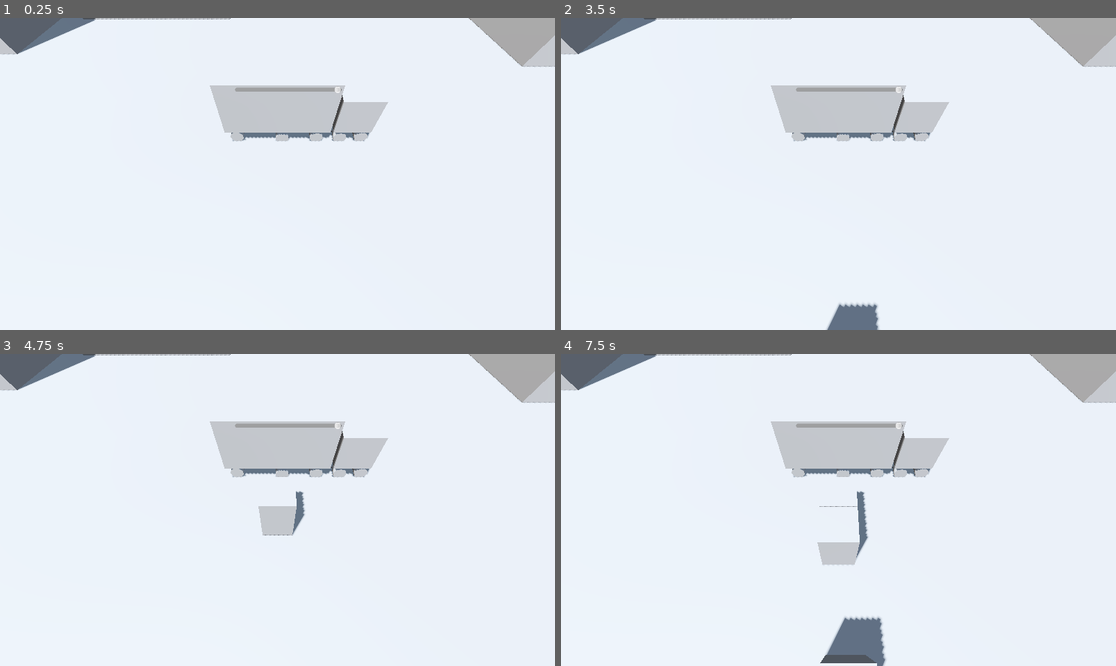
Above: before the commit, frames 1-4 (two rows, left to right).
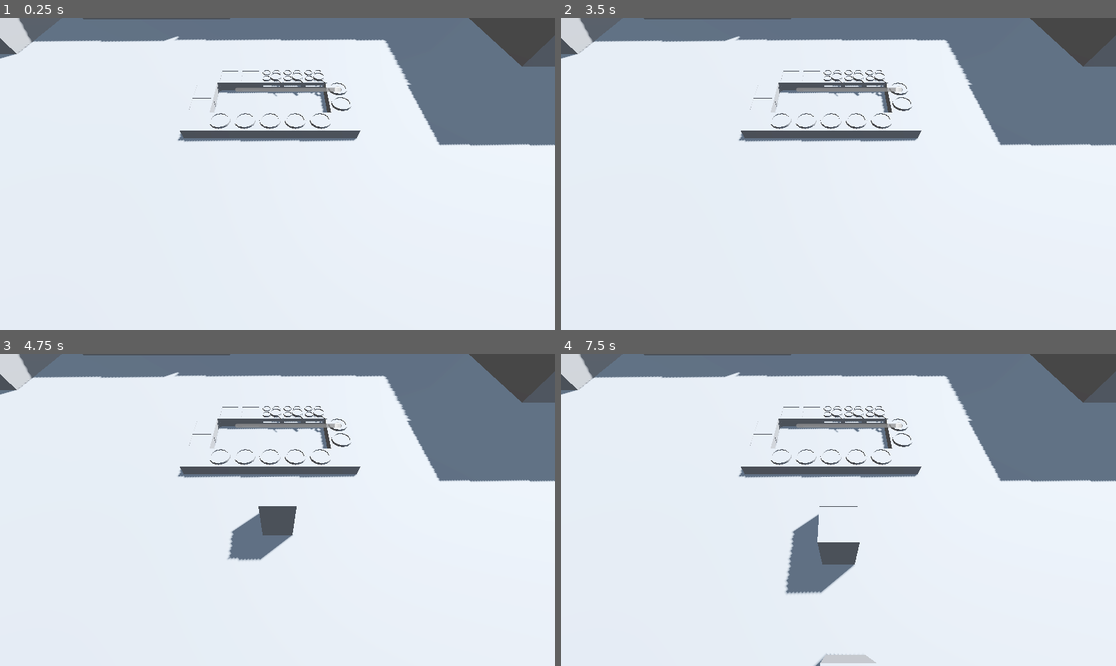
Above: after the commit, the same moments.

Repository: thewasmans/2026-game-jam-burger-truck
Game: Godot game, scene res://scenes/main.tscn
Same seed, same stepped clock (60 frames per second), same inputs: the game is played once before the commit and once after it.
Inputs:
- Up to frame 1 (0.25 s): no input
- Up to frame 2 (3.5 s): tap Enter at 0.5, 2 s; tap Space at 1.25, 2.75 s
- Up to frame 3 (4.75 s): no input
- Up to frame 4 (7.5 s): tap Enter at 5 s

The runs differ from the first frame. In frame 1, 21% of the frame differs, in the area x 0-100%, y 0-41%; in frame 2, 22%; in frame 3, 23%; in frame 4, 25%, in the area x 0-100%, y 0-100%.

Commit message:
Add blocking kitchen on main scene

Diff:
--- a/contents/prefabs/enemy_spawner.tscn
+++ b/contents/prefabs/enemy_spawner.tscn
@@ -2,7 +2,7 @@
 
 [ext_resource type="Script" uid="uid://dl30bfxeahsmq" path="res://scripts/spawner.gd" id="1_devoi"]
 [ext_resource type="PackedScene" uid="uid://b6h3u02w2i8s" path="res://contents/prefabs/enemy.tscn" id="2_xl0gr"]
-[ext_resource type="Shape3D" uid="uid://dfp85wqupdio5" path="res://contents/spawn_box_shape_3d.tres" id="3_xl0gr"]
+[ext_resource type="Shape3D" uid="uid://dfp85wqupdio5" path="res://contents/spawn/spawn_box_shape_3d.tres" id="3_xl0gr"]
 
 [sub_resource type="BoxMesh" id="BoxMesh_xl0gr"]
 
--- a/scenes/counter.tscn
+++ b/contents/prefabs/kitchen/counter.tscn
@@ -1,6 +1,6 @@
 [gd_scene format=3 uid="uid://p88ke4grqydx"]
 
-[ext_resource type="PackedScene" uid="uid://cduw1pe1m48rv" path="res://scenes/plate.tscn" id="1_wcxvy"]
+[ext_resource type="PackedScene" uid="uid://cduw1pe1m48rv" path="res://contents/prefabs/kitchen/plate.tscn" id="1_wcxvy"]
 
 [sub_resource type="BoxMesh" id="BoxMesh_4xowi"]
 
--- /dev/null
+++ b/contents/prefabs/kitchen/kitchen.tscn
@@ -0,0 +1,97 @@
+[gd_scene format=3 uid="uid://dhsoftcr8jh33"]
+
+[ext_resource type="PackedScene" uid="uid://p88ke4grqydx" path="res://contents/prefabs/kitchen/counter.tscn" id="1_3r5eq"]
+[ext_resource type="Script" uid="uid://c48dl325ub3ad" path="res://scripts/snack_truck.gd" id="1_frebv"]
+[ext_resource type="PackedScene" uid="uid://bhmkjwxuwlec6" path="res://contents/prefabs/kitchen/ingredient_crate.tscn" id="2_23j7w"]
+[ext_resource type="PackedScene" uid="uid://btn56u0cjwte3" path="res://contents/prefabs/kitchen/stove.tscn" id="3_wsxgx"]
+
+[sub_resource type="BoxShape3D" id="BoxShape3D_frebv"]
+size = Vector3(8.023193, 1, 4.850586)
+
+[sub_resource type="BoxMesh" id="BoxMesh_4xowi"]
+
+[sub_resource type="BoxShape3D" id="BoxShape3D_a202f"]
+
+[node name="Kitchen" type="StaticBody3D" unique_id=328235971]
+script = ExtResource("1_frebv")
+
+[node name="CollisionShape3D" type="CollisionShape3D" parent="." unique_id=2015096152]
+shape = SubResource("BoxShape3D_frebv")
+
+[node name="Counter" parent="." unique_id=870078296 instance=ExtResource("1_3r5eq")]
+transform = Transform3D(1, 0, 0, 0, 1, 0, 0, 0, 1, 0, 0, 1.4956052)
+
+[node name="Counter2" parent="." unique_id=1273896585 instance=ExtResource("1_3r5eq")]
+transform = Transform3D(1, 0, 0, 0, 1, 0, 0, 0, 1, -1, 0, 1.4956052)
+
+[node name="Counter3" parent="." unique_id=1426588164 instance=ExtResource("1_3r5eq")]
+transform = Transform3D(1, 0, 0, 0, 1, 0, 0, 0, 1, -2, 0, 1.4956052)
+
+[node name="Counter4" parent="." unique_id=1862443140 instance=ExtResource("1_3r5eq")]
+transform = Transform3D(1, 0, 0, 0, 1, 0, 0, 0, 1, 1, 0, 1.4956052)
+
+[node name="Counter5" parent="." unique_id=410858721 instance=ExtResource("1_3r5eq")]
+transform = Transform3D(1, 0, 0, 0, 1, 0, 0, 0, 1, 2, 0, 1.4956052)
+
+[node name="Counter6" parent="." unique_id=296049483 instance=ExtResource("1_3r5eq")]
+transform = Transform3D(1, 0, 0, 0, 1, 0, 0, 0, 1, 3, 0, 0.49560523)
+
+[node name="Counter7" parent="." unique_id=795371894 instance=ExtResource("1_3r5eq")]
+transform = Transform3D(1, 0, 0, 0, 1, 0, 0, 0, 1, 3, 0, -0.50439477)
+
+[node name="Ingredient_Crate" parent="." unique_id=919005442 instance=ExtResource("2_23j7w")]
+transform = Transform3D(1, 0, 0, 0, 1, 0, 0, 0, 1, -1, 0, -1.5043948)
+
+[node name="Ingredient_Crate2" parent="." unique_id=1315375097 instance=ExtResource("2_23j7w")]
+transform = Transform3D(1, 0, 0, 0, 1, 0, 0, 0, 1, -2, 0, -1.5043948)
+
+[node name="Ingredient_Crate3" parent="." unique_id=1029953727 instance=ExtResource("2_23j7w")]
+transform = Transform3D(-4.371139e-08, 0, 1, 0, 1, 0, -1, 0, -4.371139e-08, -3, 0, -0.50439477)
+
+[node name="Ingredient_Crate4" parent="." unique_id=1139325182 instance=ExtResource("2_23j7w")]
+transform = Transform3D(-4.371139e-08, 0, 1, 0, 1, 0, -1, 0, -4.371139e-08, -3, 0, 0.49560523)
+
+[node name="Stove" parent="." unique_id=153617488 instance=ExtResource("3_wsxgx")]
+transform = Transform3D(1, 0, 0, 0, 1, 0, 0, 0, 1, 0, 0, -1.5043948)
+
+[node name="Stove2" parent="." unique_id=317811751 instance=ExtResource("3_wsxgx")]
+transform = Transform3D(1, 0, 0, 0, 1, 0, 0, 0, 1, 1, 0, -1.5043948)
+
+[node name="Stove3" parent="." unique_id=1137081799 instance=ExtResource("3_wsxgx")]
+transform = Transform3D(1, 0, 0, 0, 1, 0, 0, 0, 1, 2, 0, -1.5043948)
+
+[node name="Counter8" type="MeshInstance3D" parent="." unique_id=1699754072]
+transform = Transform3D(1, 0, 0, 0, 1, 0, 0, 0, 1, -3, 0, 1.4956052)
+mesh = SubResource("BoxMesh_4xowi")
+
+[node name="StaticBody3D" type="StaticBody3D" parent="Counter8" unique_id=86061582]
+
+[node name="CollisionShape3D" type="CollisionShape3D" parent="Counter8/StaticBody3D" unique_id=1162040119]
+shape = SubResource("BoxShape3D_a202f")
+
+[node name="Counter9" type="MeshInstance3D" parent="." unique_id=984301121]
+transform = Transform3D(1, 0, 0, 0, 1, 0, 0, 0, 1, -3, 0, -1.5043948)
+mesh = SubResource("BoxMesh_4xowi")
+
+[node name="StaticBody3D" type="StaticBody3D" parent="Counter9" unique_id=1588025069]
+
+[node name="CollisionShape3D" type="CollisionShape3D" parent="Counter9/StaticBody3D" unique_id=295607247]
+shape = SubResource("BoxShape3D_a202f")
+
+[node name="Counter10" type="MeshInstance3D" parent="." unique_id=543244537]
+transform = Transform3D(1, 0, 0, 0, 1, 0, 0, 0, 1, 3, 0, -1.5043948)
+mesh = SubResource("BoxMesh_4xowi")
+
+[node name="StaticBody3D" type="StaticBody3D" parent="Counter10" unique_id=1445336444]
+
+[node name="CollisionShape3D" type="CollisionShape3D" parent="Counter10/StaticBody3D" unique_id=1911328135]
+shape = SubResource("BoxShape3D_a202f")
+
+[node name="Counter11" type="MeshInstance3D" parent="." unique_id=1557949106]
+transform = Transform3D(1, 0, 0, 0, 1, 0, 0, 0, 1, 3, 0, 1.4956052)
+mesh = SubResource("BoxMesh_4xowi")
+
+[node name="StaticBody3D" type="StaticBody3D" parent="Counter11" unique_id=2097294972]
+
+[node name="CollisionShape3D" type="CollisionShape3D" parent="Counter11/StaticBody3D" unique_id=268024873]
+shape = SubResource("BoxShape3D_a202f")
--- a/map/map.tscn
+++ /dev/null
@@ -1,89 +0,0 @@
-[gd_scene format=3 uid="uid://dhsoftcr8jh33"]
-
-[ext_resource type="PackedScene" uid="uid://p88ke4grqydx" path="res://scenes/counter.tscn" id="1_gldc4"]
-[ext_resource type="PackedScene" uid="uid://bhmkjwxuwlec6" path="res://scenes/ingredient_crate.tscn" id="2_0cso3"]
-[ext_resource type="PackedScene" uid="uid://btn56u0cjwte3" path="res://scenes/stove.tscn" id="3_2klcf"]
-
-[sub_resource type="BoxMesh" id="BoxMesh_4xowi"]
-
-[sub_resource type="BoxShape3D" id="BoxShape3D_a202f"]
-
-[node name="Map" type="Node" unique_id=814760066]
-
-[node name="Counter" parent="." unique_id=870078296 instance=ExtResource("1_gldc4")]
-transform = Transform3D(1, 0, 0, 0, 1, 0, 0, 0, 1, 0, 0, -2)
-
-[node name="Counter2" parent="." unique_id=1273896585 instance=ExtResource("1_gldc4")]
-transform = Transform3D(1, 0, 0, 0, 1, 0, 0, 0, 1, -1, 0, -2)
-
-[node name="Counter3" parent="." unique_id=1426588164 instance=ExtResource("1_gldc4")]
-transform = Transform3D(1, 0, 0, 0, 1, 0, 0, 0, 1, -2, 0, -2)
-
-[node name="Counter4" parent="." unique_id=1862443140 instance=ExtResource("1_gldc4")]
-transform = Transform3D(1, 0, 0, 0, 1, 0, 0, 0, 1, 1, 0, -2)
-
-[node name="Counter5" parent="." unique_id=410858721 instance=ExtResource("1_gldc4")]
-transform = Transform3D(1, 0, 0, 0, 1, 0, 0, 0, 1, 2, 0, -2)
-
-[node name="Counter6" parent="." unique_id=296049483 instance=ExtResource("1_gldc4")]
-transform = Transform3D(1, 0, 0, 0, 1, 0, 0, 0, 1, 3, 0, -3)
-
-[node name="Counter7" parent="." unique_id=795371894 instance=ExtResource("1_gldc4")]
-transform = Transform3D(1, 0, 0, 0, 1, 0, 0, 0, 1, 3, 0, -4)
-
-[node name="Ingredient_Crate" parent="." unique_id=919005442 instance=ExtResource("2_0cso3")]
-transform = Transform3D(1, 0, 0, 0, 1, 0, 0, 0, 1, -1, 0, -5)
-
-[node name="Ingredient_Crate2" parent="." unique_id=1315375097 instance=ExtResource("2_0cso3")]
-transform = Transform3D(1, 0, 0, 0, 1, 0, 0, 0, 1, -2, 0, -5)
-
-[node name="Ingredient_Crate3" parent="." unique_id=1029953727 instance=ExtResource("2_0cso3")]
-transform = Transform3D(-4.371139e-08, 0, 1, 0, 1, 0, -1, 0, -4.371139e-08, -3, 0, -4)
-
-[node name="Ingredient_Crate4" parent="." unique_id=1139325182 instance=ExtResource("2_0cso3")]
-transform = Transform3D(-4.371139e-08, 0, 1, 0, 1, 0, -1, 0, -4.371139e-08, -3, 0, -3)
-
-[node name="Stove" parent="." unique_id=153617488 instance=ExtResource("3_2klcf")]
-transform = Transform3D(1, 0, 0, 0, 1, 0, 0, 0, 1, 0, 0, -5)
-
-[node name="Stove2" parent="." unique_id=317811751 instance=ExtResource("3_2klcf")]
-transform = Transform3D(1, 0, 0, 0, 1, 0, 0, 0, 1, 1, 0, -5)
-
-[node name="Stove3" parent="." unique_id=1137081799 instance=ExtResource("3_2klcf")]
-transform = Transform3D(1, 0, 0, 0, 1, 0, 0, 0, 1, 2, 0, -5)
-
-[node name="Counter8" type="MeshInstance3D" parent="." unique_id=1699754072]
-transform = Transform3D(1, 0, 0, 0, 1, 0, 0, 0, 1, -3, 0, -2)
-mesh = SubResource("BoxMesh_4xowi")
-
-[node name="StaticBody3D" type="StaticBody3D" parent="Counter8" unique_id=86061582]
-
-[node name="CollisionShape3D" type="CollisionShape3D" parent="Counter8/StaticBody3D" unique_id=1162040119]
-shape = SubResource("BoxShape3D_a202f")
-
-[node name="Counter9" type="MeshInstance3D" parent="." unique_id=984301121]
-transform = Transform3D(1, 0, 0, 0, 1, 0, 0, 0, 1, -3, 0, -5)
-mesh = SubResource("BoxMesh_4xowi")
-
-[node name="StaticBody3D" type="StaticBody3D" parent="Counter9" unique_id=1588025069]
-
-[node name="CollisionShape3D" type="CollisionShape3D" parent="Counter9/StaticBody3D" unique_id=295607247]
-shape = SubResource("BoxShape3D_a202f")
-
-[node name="Counter10" type="MeshInstance3D" parent="." unique_id=543244537]
-transform = Transform3D(1, 0, 0, 0, 1, 0, 0, 0, 1, 3, 0, -5)
-mesh = SubResource("BoxMesh_4xowi")
-
-[node name="StaticBody3D" type="StaticBody3D" parent="Counter10" unique_id=1445336444]
-
-[node name="CollisionShape3D" type="CollisionShape3D" parent="Counter10/StaticBody3D" unique_id=1911328135]
-shape = SubResource("BoxShape3D_a202f")
-
-[node name="Counter11" type="MeshInstance3D" parent="." unique_id=1557949106]
-transform = Transform3D(1, 0, 0, 0, 1, 0, 0, 0, 1, 3, 0, -2)
-mesh = SubResource("BoxMesh_4xowi")
-
-[node name="StaticBody3D" type="StaticBody3D" parent="Counter11" unique_id=2097294972]
-
-[node name="CollisionShape3D" type="CollisionShape3D" parent="Counter11/StaticBody3D" unique_id=268024873]
-shape = SubResource("BoxShape3D_a202f")
--- a/scenes/main.tscn
+++ b/scenes/main.tscn
@@ -1,7 +1,7 @@
 [gd_scene format=3 uid="uid://cgrt8n5e5c5q8"]
 
 [ext_resource type="PackedScene" uid="uid://ckuxgrtn5s1cd" path="res://contents/prefabs/enemy_spawner.tscn" id="1_0wfyh"]
-[ext_resource type="PackedScene" uid="uid://ciot641kpekgm" path="res://contents/prefabs/snack_truck.tscn" id="1_a7v2k"]
+[ext_resource type="PackedScene" uid="uid://dhsoftcr8jh33" path="res://contents/prefabs/kitchen/kitchen.tscn" id="2_jyhfs"]
 [ext_resource type="PackedScene" uid="uid://djc6xavhxsjd6" path="res://contents/prefabs/ui/game_ui.tscn" id="3_jyhfs"]
 [ext_resource type="Script" uid="uid://dpaetc3xgp6qg" path="res://scripts/main.gd" id="4_abcde"]
 
@@ -31,7 +31,7 @@
 
 [node name="Main" type="Node3D" unique_id=113603498 node_paths=PackedStringArray("snack_truck", "game_ui", "spawner")]
 script = ExtResource("4_abcde")
-snack_truck = NodePath("Level/SnackTruck")
+snack_truck = NodePath("Level/Kitchen")
 game_ui = NodePath("GameUI")
 spawner = NodePath("Level/EnemySpawner")
 
@@ -42,23 +42,23 @@
 
 [node name="Level" type="Node" parent="." unique_id=751625337]
 
-[node name="SnackTruck" parent="Level" unique_id=306403872 instance=ExtResource("1_a7v2k")]
-transform = Transform3D(1, 0, 0, 0, 1, 0, 0, 0, 1, 0, 1.56, 5.19)
+[node name="Kitchen" parent="Level" unique_id=848894539 instance=ExtResource("2_jyhfs")]
+transform = Transform3D(-1, 0, -8.742278e-08, 0, 1, 0, 8.742278e-08, 0, -1, 0.293, 0, 6.366)
 
-[node name="TargetPositionClients" type="Node3D" parent="Level/SnackTruck" unique_id=1746330562]
-transform = Transform3D(1, 0, 0, 0, 1, 0, 0, 0, 1, 0, -1.56, -2.034757)
+[node name="TargetPositionClients" type="Node3D" parent="Level/Kitchen" unique_id=1746330562]
+transform = Transform3D(-1, 0, 8.742278e-08, 0, 1, 0, -8.742278e-08, 0, -1, 0.2929997, 0, 3.210757)
 
-[node name="FrontTruck" type="MeshInstance3D" parent="Level/SnackTruck/TargetPositionClients" unique_id=1816251431]
+[node name="FrontTruck" type="MeshInstance3D" parent="Level/Kitchen/TargetPositionClients" unique_id=1816251431]
 mesh = SubResource("SphereMesh_0wfyh")
 
-[node name="Leaving" type="MeshInstance3D" parent="Level/SnackTruck/TargetPositionClients" unique_id=696312194]
+[node name="Leaving" type="MeshInstance3D" parent="Level/Kitchen/TargetPositionClients" unique_id=696312194]
 transform = Transform3D(1, 0, 0, 0, 1, 0, 0, 0, 1, 7.507998, 0, 0)
 mesh = SubResource("SphereMesh_0wfyh")
 
 [node name="EnemySpawner" parent="Level" unique_id=872537981 node_paths=PackedStringArray("front_truck_target", "out_screen_target") instance=ExtResource("1_0wfyh")]
 transform = Transform3D(1, 0, 0, 0, 1, 0, 0, 0, 1, 0, 0.103453636, -10)
-front_truck_target = NodePath("../SnackTruck/TargetPositionClients/FrontTruck")
-out_screen_target = NodePath("../SnackTruck/TargetPositionClients/Leaving")
+front_truck_target = NodePath("../Kitchen/TargetPositionClients/FrontTruck")
+out_screen_target = NodePath("../Kitchen/TargetPositionClients/Leaving")
 
 [node name="Ground" type="MeshInstance3D" parent="Level" unique_id=1600320922]
 transform = Transform3D(100, 0, 0, 0, 0.1, 0, 0, 0, 100, 0, 0, 0)
@@ -70,7 +70,7 @@
 environment = SubResource("Environment_jyhfs")
 
 [node name="DirectionalLight3D" type="DirectionalLight3D" parent="Environments" unique_id=330718780]
-transform = Transform3D(-0.8660254, -0.43301278, 0.25, 0, 0.49999997, 0.86602545, -0.50000006, 0.75, -0.43301266, 0, 10, 0)
+transform = Transform3D(-0.6293203, -0.6013868, -0.4922295, 0, -0.63338095, 0.7738401, -0.77714604, 0.4869933, 0.3985995, 0, 10, 0)
 shadow_enabled = true
 
 [node name="Placeholder Enviro" type="MeshInstance3D" parent="Environments" unique_id=123015361]
--- a/scenes/snack_truck.tscn
+++ /dev/null
@@ -1,18 +0,0 @@
-[gd_scene format=3 uid="uid://dw8l6i2x2orii"]
-
-[ext_resource type="Script" uid="uid://c48dl325ub3ad" path="res://scripts/snack_truck.gd" id="1_abcde"]
-
-[sub_resource type="BoxShape3D" id="BoxShape3D_1"]
-size = Vector3(4, 2, 2)
-
-[sub_resource type="BoxMesh" id="BoxMesh_1"]
-size = Vector3(4, 2, 2)
-
-[node name="SnackTruck" type="StaticBody3D" unique_id=1232163086]
-script = ExtResource("1_abcde")
-
-[node name="CollisionShape3D" type="CollisionShape3D" parent="." unique_id=1685734311]
-shape = SubResource("BoxShape3D_1")
-
-[node name="MeshInstance3D" type="MeshInstance3D" parent="." unique_id=1098538308]
-mesh = SubResource("BoxMesh_1")
--- a/scripts/main.gd
+++ b/scripts/main.gd
@@ -3,7 +3,6 @@
 @export var snack_truck: SnackTruck
 @export var game_ui: GameUI
 @export var spawner: EnemySpawner
-@export var level: Node
 
 func _ready() -> void:
 	snack_truck.reputation_changed.connect(game_ui.on_reputation_changed)
Renamed: scenes/ingredient_crate.tscn -> contents/prefabs/kitchen/ingredient_crate.tscn
Renamed: scenes/plate.tscn -> contents/prefabs/kitchen/plate.tscn
Renamed: scenes/stove.tscn -> contents/prefabs/kitchen/stove.tscn
Renamed: contents/spawn_box_shape_3d.tres -> contents/spawn/spawn_box_shape_3d.tres
